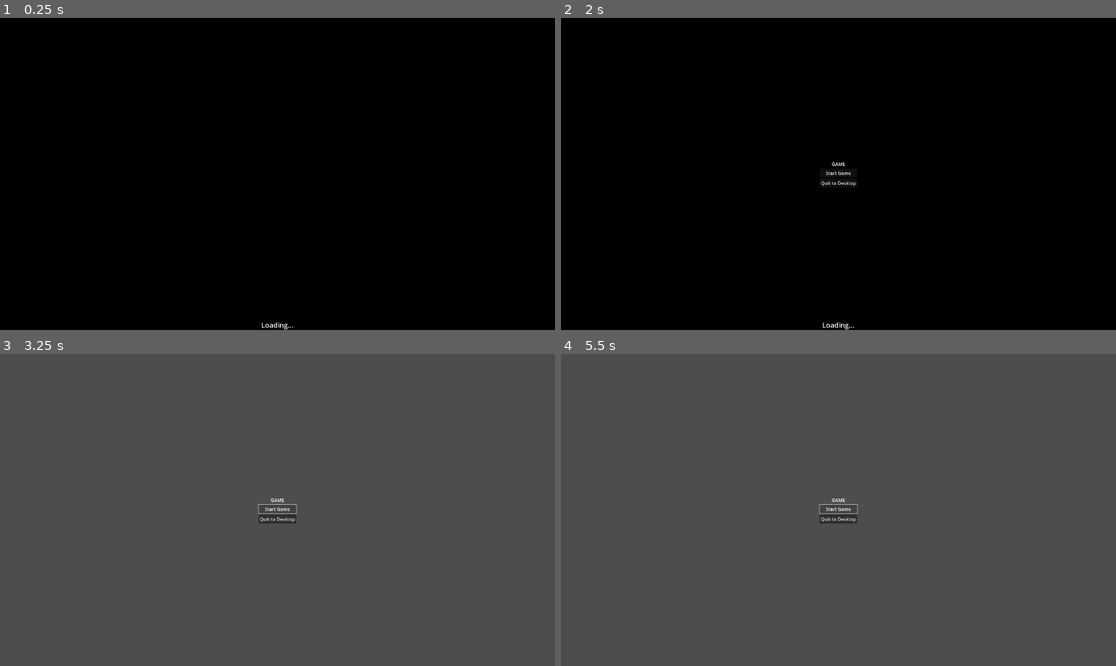
Above: before the commit, frames 1-4 (two rows, left to right).
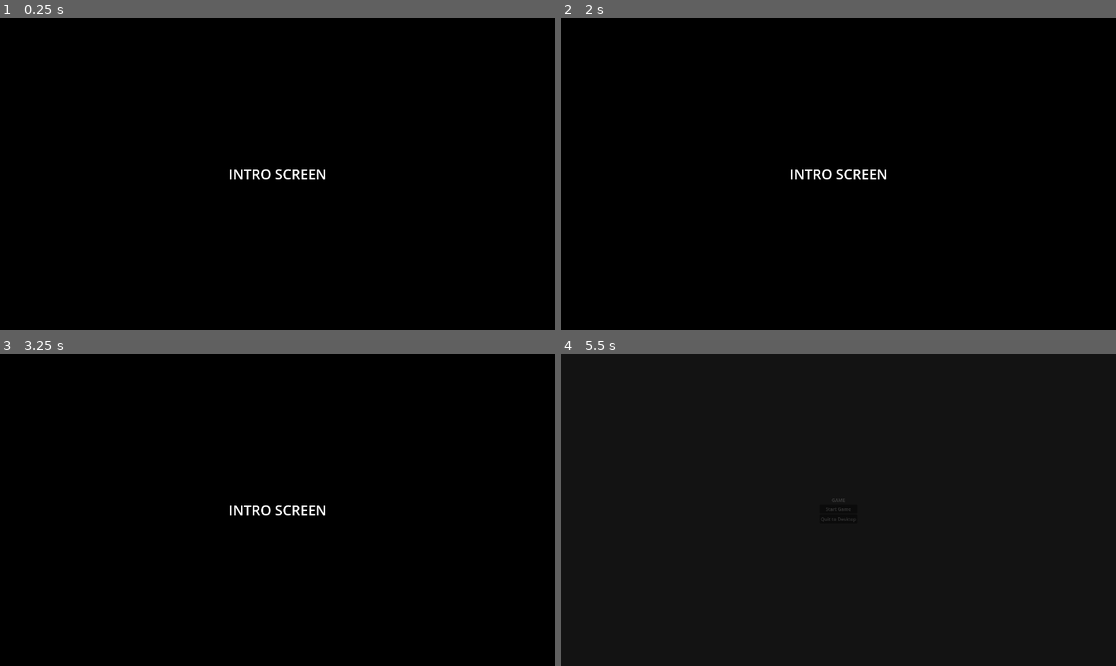
Above: after the commit, the same moments.

Repository: shiftylogic/godot-play
Game: Godot game, scene res://scenes/game.tscn
The game is run twice, just before and just after one commit, with the same random seed, the same clock (stepped at 60 frames per second) and the same inputs. Before the commit the project starts from res://scenes/game/game.tscn.
Inputs (mouse positions are in pixels of both pictures, inside the frame that each line leads up to):
- Up to frame 1 (0.25 s): no input
- Up to frame 2 (2 s): tap Enter at 0.5 s; tap Space at 1.25 s
- Up to frame 3 (3.25 s): click (277, 510) at 2 s, where only the run before the commit has a clickable "Start Game"; click (277, 510) at 2.75 s, where only the run before the commit has a clickable "Start Game"
- Up to frame 4 (5.5 s): click (838, 510) at 3.5 s, where only the run before the commit has a clickable "Start Game"; tap Enter at 4.25 s; tap Space at 5 s

The runs differ from the first frame. In frame 1, 0.3% of the frame differs, in the area x 41-59%, y 48-100%; in frame 2, 0.4%; in frame 3, 100%; in frame 4, 100%, in the area x 0-100%, y 0-100%.

Commit message:
Smoother scene transitions; re-structuring game 'root'

Diff:
--- a/scenes/game/game.gd
+++ b/autoload/game.gd
@@ -25,25 +25,12 @@
 
 #########################################
 #
-# Signals
-#
-
-
-#########################################
-#
 # Enums & Constants
 #
 
-const MINIMUM_INTRO_DELAY: float = 2.0      # seconds
 const MINIMUM_LOADING_DELAY: float = 1.0    # seconds
 
-const LoadingScene := preload( "./loading/loading.tscn" )
-
-
-#########################################
-#
-# Exported properties
-#
+const LoadingScene := preload( "res://scenes/loading/loading.tscn" )
 
 
 #########################################
@@ -51,10 +38,8 @@
 # Private variables
 #
 
-@onready var _loader = preload( "./loader.gd" ).new()
-
-var _active: Node
-
+@onready var _loader = preload( "res://utils/loader.gd" ).new()
+@onready var _root = Node.new()
 
 
 #########################################
@@ -63,19 +48,17 @@
 #
 
 func _ready():
-    add_child( _loader )
     _loader.connect( "resource_error", _report_error_terminate )
     _loader.connect( "resource_ready", _swap_to_scene_from_intro, CONNECT_ONE_SHOT )
 
+    add_child( _loader )
+    add_child( _root )
+
     # On game startup, the "intro" screen is running while we prepare the
-    # main menu scene. We will then swap out the "intro" with a generic
-    # loading screen for future scene changes.
-    _active = $Main/Intro
-    _loader.load_resource( "res://scenes/main-menu/main-menu.tscn" )
-
-    # DELETE ME
-    await get_tree().create_timer( 7.0 ).timeout
-    change_scene( "res://scenes/hud/hud.tscn" )
+    # main scene. We will then swap out the "intro" with a generic loading
+    # screen for future scene changes.
+    _root.add_child( preload("res://scenes/intro/intro.tscn").instantiate() )
+    print( "Game ready!" )
 
 
 #########################################
@@ -83,17 +66,48 @@
 # Public methods
 #
 
-func change_scene( scene: String ) -> void:
-    # Remove any existing scene that is rendering
-    if _active != null:
-        _active.queue_free()
-
-    # Swap to loading screen
-    _active = LoadingScene.instantiate()
-    $Main.add_child( _active )
+func change_scene( scene: String, show_loading = true ) -> void:
+    if show_loading:
+        # Swap to loading screen
+        _transition_scene( LoadingScene.instantiate() )
 
     # Start the next scene / resource loading
     _loader.load_resource( scene )
+
+
+func quit() -> void:
+    get_tree().quit()
+
+
+#########################################
+#
+# Private methods
+#
+
+func _close_curtain() -> Node:
+    var curtain := ColorRect.new()
+    curtain.set_anchors_preset( Control.PRESET_FULL_RECT )
+    curtain.modulate = Color(0, 0, 0, 0)
+
+    add_child(curtain)
+    await get_tree().create_tween().tween_property( curtain, "modulate", Color.BLACK, 0.4 ).finished
+
+    return curtain
+
+
+func _transition_scene( scene: Node ) -> void:
+    assert( scene != null, "transition to invalid scene node" )
+
+    # Black out the active scene (by 'closing' the curtain)
+    var curtain: Node = await _close_curtain()
+
+    # Swap the scenes while we are blacked out.
+    _root.get_children().all( func (child: Node): child.queue_free() )
+    _root.add_child( scene )
+
+    # Bring the new scene back into visibility
+    await get_tree().create_tween().tween_property( curtain, "modulate", Color(0, 0, 0, 0), 0.4 ).finished
+    curtain.queue_free()
 
 
 #########################################
@@ -106,27 +120,23 @@
     get_tree().quit( -1 )
 
 
-func _swap_to_scene( scene: PackedScene, dt: float, min_delay: float ) -> void:
+func _swap_to_scene( scene: PackedScene, dt: float ) -> void:
     # Allow the "intro" to stay up for at least a couple seconds
-    var delay: float = min_delay - dt
+    var delay: float = MINIMUM_LOADING_DELAY - dt
     if delay > 0.0:
-        print_debug( "Delaying extra %.3f seconds" % delay )
+        # print_debug( "Delaying extra %.3f seconds" % delay )
         await get_tree().create_timer( delay ).timeout
 
-    # Remove the "active" scene (which should be the loading UI
-    _active.queue_free()
-
-    # Instantiate the new scene and display it.
-    _active = scene.instantiate()
-    $Main.add_child( _active )
+    # Instantiate the new scene and transition to it.
+    assert( scene.can_instantiate(), "loaded resource is not instantiatable" )
+    _transition_scene( scene.instantiate() )
 
 
 func _swap_to_scene_from_intro( scene: PackedScene, dt: float ) -> void:
     # Swap to the requested scene
     # This should happen *before* replacing the "intro".
-    _swap_to_scene( scene, dt, MINIMUM_INTRO_DELAY )
+    _swap_to_scene( scene, dt )
 
     # The "intro" screen is meant to only show once (at load time).
     # Swap out to the generic "loading" scene for future scene changes
-    # _loader = preload( "res://scenes/game/loading/loading.tscn" ).instantiate()
-    _loader.connect( "resource_ready", _swap_to_scene.bind( MINIMUM_LOADING_DELAY ) )
+    _loader.connect( "resource_ready", _swap_to_scene )
--- a/project.godot
+++ b/project.godot
@@ -11,13 +11,17 @@
 [application]
 
 config/name="Play"
-run/main_scene="res://scenes/game/game.tscn"
+run/main_scene="res://scenes/game.tscn"
 config/features=PackedStringArray("4.0", "Forward Plus")
 config/icon="res://assets/icon.svg"
 
 [audio]
 
 buses/default_bus_layout="res://assets/audio.tres"
+
+[autoload]
+
+Game="*res://autoload/game.gd"
 
 [debug]
 
@@ -42,3 +46,8 @@
 [editor_plugins]
 
 enabled=PackedStringArray("res://addons/sl-debug/plugin.cfg")
+
+[filesystem]
+
+import/blender/enabled=false
+import/fbx/enabled=false
--- /dev/null
+++ b/scenes/game.tscn
@@ -0,0 +1,3 @@
+[gd_scene format=3 uid="uid://dcs0fnesfhdyw"]
+
+[node name="game" type="Node"]
--- a/scenes/game/game.tscn
+++ /dev/null
@@ -1,20 +0,0 @@
-[gd_scene load_steps=4 format=3 uid="uid://bgbk4akng1oe7"]
-
-[ext_resource type="Script" path="res://addons/sl-debug/debug-overlay.gd" id="1_17erj"]
-[ext_resource type="Script" path="res://scenes/game/game.gd" id="1_w73u2"]
-[ext_resource type="PackedScene" uid="uid://n5h4evkfim2m" path="res://scenes/game/intro/intro.tscn" id="2_t7i84"]
-
-[node name="Game" type="Node"]
-script = ExtResource("1_w73u2")
-
-[node name="Main" type="Node" parent="."]
-
-[node name="Intro" parent="Main" instance=ExtResource("2_t7i84")]
-
-[node name="DebugOverlay" type="VBoxContainer" parent="."]
-visible = false
-anchors_preset = 9
-anchor_bottom = 1.0
-offset_right = 331.0
-grow_vertical = 2
-script = ExtResource("1_17erj")
--- /dev/null
+++ b/scenes/intro/intro.gd
@@ -0,0 +1,39 @@
+# MIT License
+#
+# Copyright (c) 2023 Robert Anderson
+#
+# Permission is hereby granted, free of charge, to any person obtaining a copy
+# of this software and associated documentation files (the "Software"), to deal
+# in the Software without restriction, including without limitation the rights
+# to use, copy, modify, merge, publish, distribute, sublicense, and/or sell
+# copies of the Software, and to permit persons to whom the Software is
+# furnished to do so, subject to the following conditions:
+#
+# The above copyright notice and this permission notice shall be included in all
+# copies or substantial portions of the Software.
+#
+# THE SOFTWARE IS PROVIDED "AS IS", WITHOUT WARRANTY OF ANY KIND, EXPRESS OR
+# IMPLIED, INCLUDING BUT NOT LIMITED TO THE WARRANTIES OF MERCHANTABILITY,
+# FITNESS FOR A PARTICULAR PURPOSE AND NONINFRINGEMENT. IN NO EVENT SHALL THE
+# AUTHORS OR COPYRIGHT HOLDERS BE LIABLE FOR ANY CLAIM, DAMAGES OR OTHER
+# LIABILITY, WHETHER IN AN ACTION OF CONTRACT, TORT OR OTHERWISE, ARISING FROM,
+# OUT OF OR IN CONNECTION WITH THE SOFTWARE OR THE USE OR OTHER DEALINGS IN THE
+# SOFTWARE.
+
+extends Control
+
+
+#########################################
+#
+# Private variables
+#
+
+
+#########################################
+#
+# Overrides (_init, _ready, others)
+#
+
+func _ready():
+    await get_tree().create_timer( 4.0 ).timeout
+    Game.change_scene( "res://scenes/main/main.tscn", false )
--- a/scenes/game/loading/loading.tscn
+++ b/scenes/intro/intro.tscn
@@ -1,9 +1,9 @@
-[gd_scene load_steps=3 format=3 uid="uid://04x8s3g51t8u"]
+[gd_scene load_steps=3 format=3 uid="uid://csyqg8p1xfo4f"]
 
-[ext_resource type="Script" path="res://scenes/game/intro/intro.gd" id="1_uwmwk"]
+[ext_resource type="Script" path="res://scenes/intro/intro.gd" id="1_7nni5"]
 
-[sub_resource type="LabelSettings" id="LabelSettings_bitay"]
-font_size = 24
+[sub_resource type="LabelSettings" id="LabelSettings_7ep8w"]
+font_size = 48
 
 [node name="intro" type="Control"]
 layout_mode = 3
@@ -14,7 +14,7 @@
 grow_vertical = 2
 size_flags_horizontal = 3
 size_flags_vertical = 3
-script = ExtResource("1_uwmwk")
+script = ExtResource("1_7nni5")
 
 [node name="ColorRect" type="ColorRect" parent="."]
 layout_mode = 1
@@ -27,16 +27,17 @@
 
 [node name="Status" type="Label" parent="."]
 layout_mode = 1
-anchors_preset = 7
+anchors_preset = 8
 anchor_left = 0.5
-anchor_top = 1.0
+anchor_top = 0.5
 anchor_right = 0.5
-anchor_bottom = 1.0
-offset_left = -37.5
-offset_top = -26.0
-offset_right = 37.5
+anchor_bottom = 0.5
+offset_left = -56.5
+offset_top = -18.5
+offset_right = 56.5
+offset_bottom = 18.5
 grow_horizontal = 2
-grow_vertical = 0
-text = "Loading the things..."
-label_settings = SubResource("LabelSettings_bitay")
+grow_vertical = 2
+text = "INTRO SCREEN"
+label_settings = SubResource("LabelSettings_7ep8w")
 horizontal_alignment = 1
--- a/scenes/game/intro/intro.tscn
+++ b/scenes/loading/loading.tscn
@@ -1,11 +1,11 @@
-[gd_scene load_steps=3 format=3 uid="uid://n5h4evkfim2m"]
+[gd_scene load_steps=3 format=3 uid="uid://f2p25i0necvy"]
 
-[ext_resource type="Script" path="res://scenes/game/intro/intro.gd" id="1_7nni5"]
+[ext_resource type="Script" path="res://scenes/loading/loading.gd" id="1_3xr86"]
 
-[sub_resource type="LabelSettings" id="LabelSettings_7ep8w"]
+[sub_resource type="LabelSettings" id="LabelSettings_bitay"]
 font_size = 24
 
-[node name="intro" type="Control"]
+[node name="Loading" type="Control"]
 layout_mode = 3
 anchors_preset = 15
 anchor_right = 1.0
@@ -14,7 +14,7 @@
 grow_vertical = 2
 size_flags_horizontal = 3
 size_flags_vertical = 3
-script = ExtResource("1_7nni5")
+script = ExtResource("1_3xr86")
 
 [node name="ColorRect" type="ColorRect" parent="."]
 layout_mode = 1
@@ -27,16 +27,17 @@
 
 [node name="Status" type="Label" parent="."]
 layout_mode = 1
-anchors_preset = 7
+anchors_preset = 8
 anchor_left = 0.5
-anchor_top = 1.0
+anchor_top = 0.5
 anchor_right = 0.5
-anchor_bottom = 1.0
-offset_left = -37.5
-offset_top = -26.0
-offset_right = 37.5
+anchor_bottom = 0.5
+offset_left = -117.0
+offset_top = -18.5
+offset_right = 117.0
+offset_bottom = 18.5
 grow_horizontal = 2
-grow_vertical = 0
-text = "Loading..."
-label_settings = SubResource("LabelSettings_7ep8w")
+grow_vertical = 2
+text = "Loading the things..."
+label_settings = SubResource("LabelSettings_bitay")
 horizontal_alignment = 1
--- a/scenes/game/loading/loading.gd
+++ b/scenes/main/main.gd
@@ -20,7 +20,7 @@
 # OUT OF OR IN CONNECTION WITH THE SOFTWARE OR THE USE OR OTHER DEALINGS IN THE
 # SOFTWARE.
 
-extends "../loader.gd"
+extends Control
 
 
 #########################################
@@ -58,12 +58,6 @@
 
 #########################################
 #
-# Public methods
-#
-
-
-#########################################
-#
 # Private methods
 #
 
@@ -72,3 +66,9 @@
 #
 # Event handlers
 #
+
+func _on_start():
+    Game.change_scene( "res://scenes/hud/hud.tscn" )
+
+func _on_exit():
+    Game.quit()
--- a/scenes/main-menu/main-menu.tscn
+++ b/scenes/main/main.tscn
@@ -1,12 +1,15 @@
-[gd_scene format=3 uid="uid://bweq0vsa66okh"]
+[gd_scene load_steps=2 format=3 uid="uid://bweq0vsa66okh"]
 
-[node name="main-menu" type="Control"]
+[ext_resource type="Script" path="res://scenes/main/main.gd" id="1_3rjij"]
+
+[node name="Main" type="Control"]
 layout_mode = 3
 anchors_preset = 15
 anchor_right = 1.0
 anchor_bottom = 1.0
 grow_horizontal = 2
 grow_vertical = 2
+script = ExtResource("1_3rjij")
 
 [node name="VBoxContainer" type="VBoxContainer" parent="."]
 layout_mode = 1
@@ -37,3 +40,5 @@
 [node name="Quit" type="Button" parent="VBoxContainer"]
 layout_mode = 2
 text = "Quit to Desktop"
+
+[connection signal="pressed" from="VBoxContainer/Start" to="." method="_on_start"]
--- a/scenes/game/loader.gd
+++ b/utils/loader.gd
@@ -70,14 +70,14 @@
             resource_error.emit( ERROR_INVALID_STATE )
             _resource = ""
         ResourceLoader.THREAD_LOAD_IN_PROGRESS:
-            print_debug( "Load status (progress) [\"%s\"]" % _resource )
+            # print_debug( "Load status (progress) [\"%s\"]" % _resource )
             resource_progress.emit( progress[0] )
         ResourceLoader.THREAD_LOAD_FAILED:
             print_debug( "Load status (resource load failed) [\"{}\"]" % _resource )
             resource_error.emit( ERROR_RESOURCE_LOAD_FAILED )
             _resource = ""
         ResourceLoader.THREAD_LOAD_LOADED:
-            print_debug( "Load status (complete) [\"%s\"]" % _resource )
+            # print_debug( "Load status (complete) [\"%s\"]" % _resource )
             var resource = ResourceLoader.load_threaded_get( _resource )
             var dt: float = ( Time.get_ticks_msec() - _start ) / 1000.0
             resource_ready.emit( resource, dt )
Renamed: scenes/game/intro/intro.gd -> scenes/loading/loading.gd
